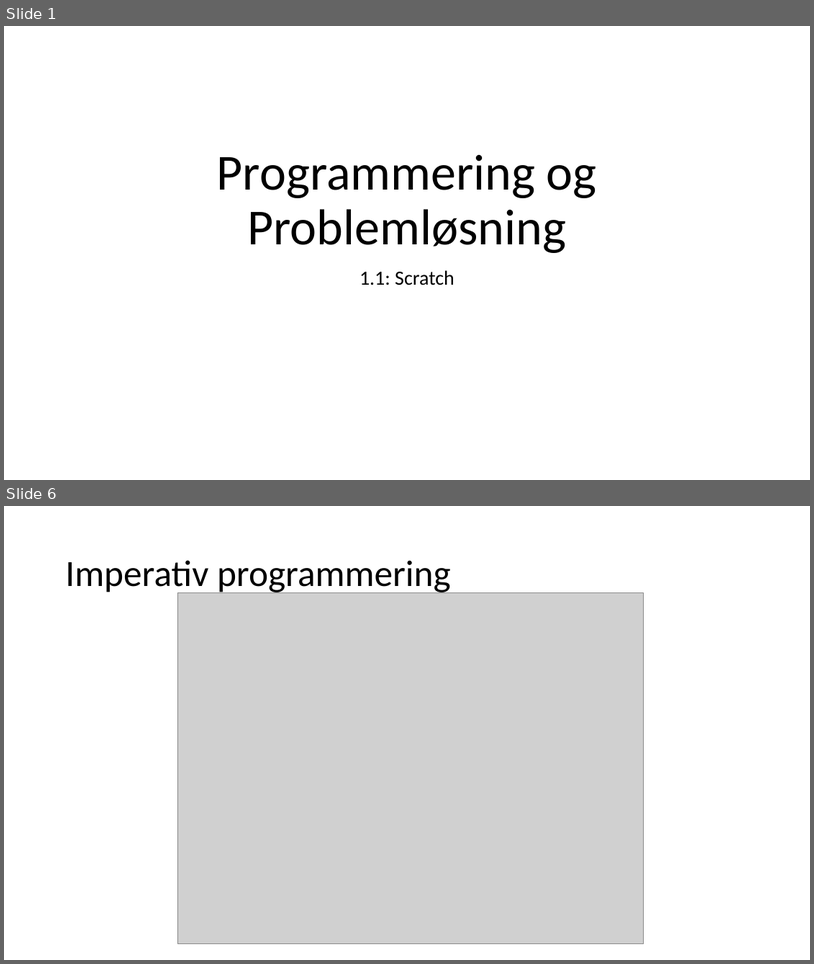
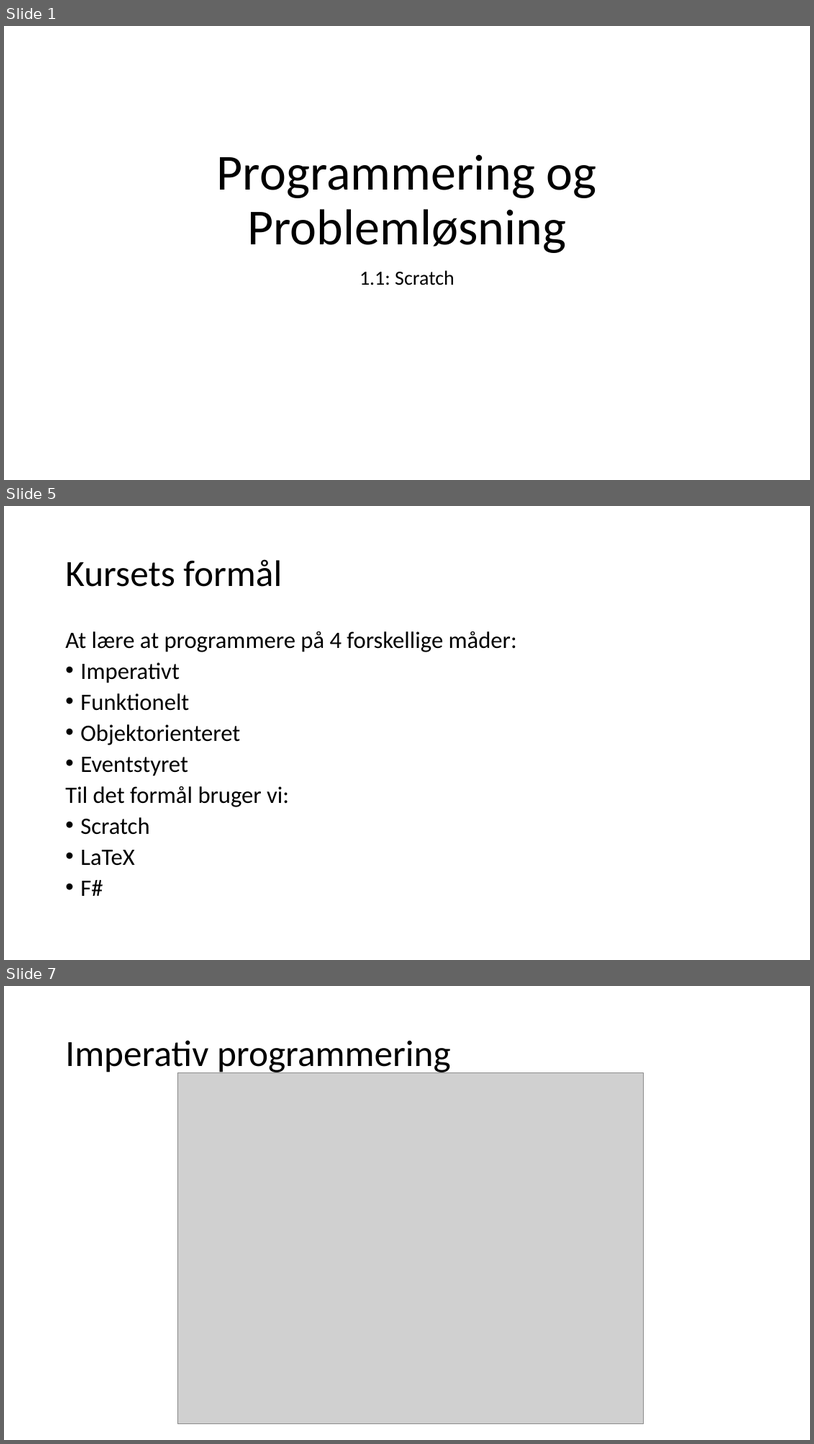
Before and after one commit to fisterloegsovs/pop22, a slide deck: lectures/01WelcomeNScratch/1.1Welcome/lecture.pptx. Shown one above the other, each under a label of ours: slides 1 and 6 before the commit, slides 1, 5 and 7 after it; the slides between them are not shown. The pictures are 814x964 and 814x1444 pixels, drawn with LibreOffice and Linux fonts; fonts in the diff are those of the drawing; grey boxes stand for pictures. Boxes give left, top, right and bottom in pixels: in the first picture for what was removed or moved away, otherwise in the second. Text is boxed around its words. In the diff, an @@ line names an element or a change of style, - is before the commit and + after.

```diff
--- a/lectures/01WelcomeNScratch/1.1Welcome/lecture.pptx
+++ b/lectures/01WelcomeNScratch/1.1Welcome/lecture.pptx
@@ slide 5 added at (x1=4, y1=506, x2=810, y2=960), background #FFFFFF @@
@@ title added at (x1=65, y1=559, x2=282, y2=587), 44 pt, text #000000 @@
+Kursets formål
@@ text added at (x1=65, y1=631, x2=517, y2=896), 28 pt, text #000000 @@
+At lære at programmere på 4 forskellige måder:
+• Imperativt
+• Funktionelt
+• Objektorienteret
+• Eventstyret
+Til det formål bruger vi:
+• Scratch
+• LaTeX
+• F#
@@ what was slide 6 is now slide 7 @@
```
Also in this commit, not shown: 3 slides changed, 2 other slides added, 2 slides removed, 27 other files.
